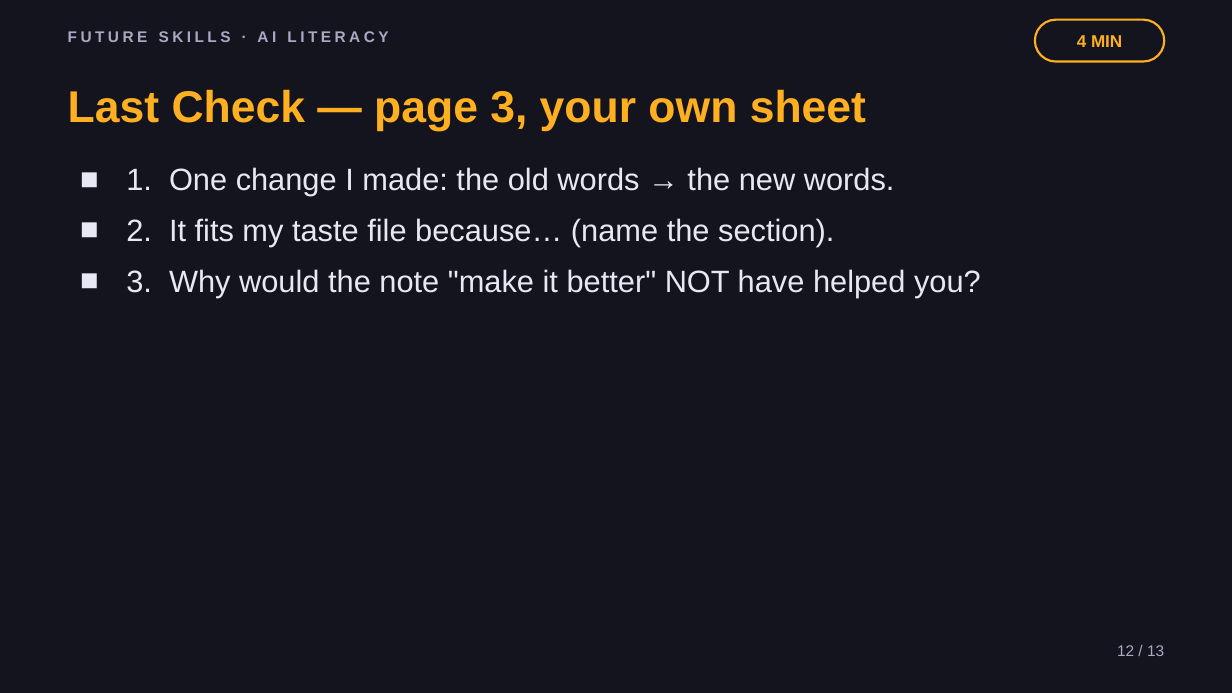
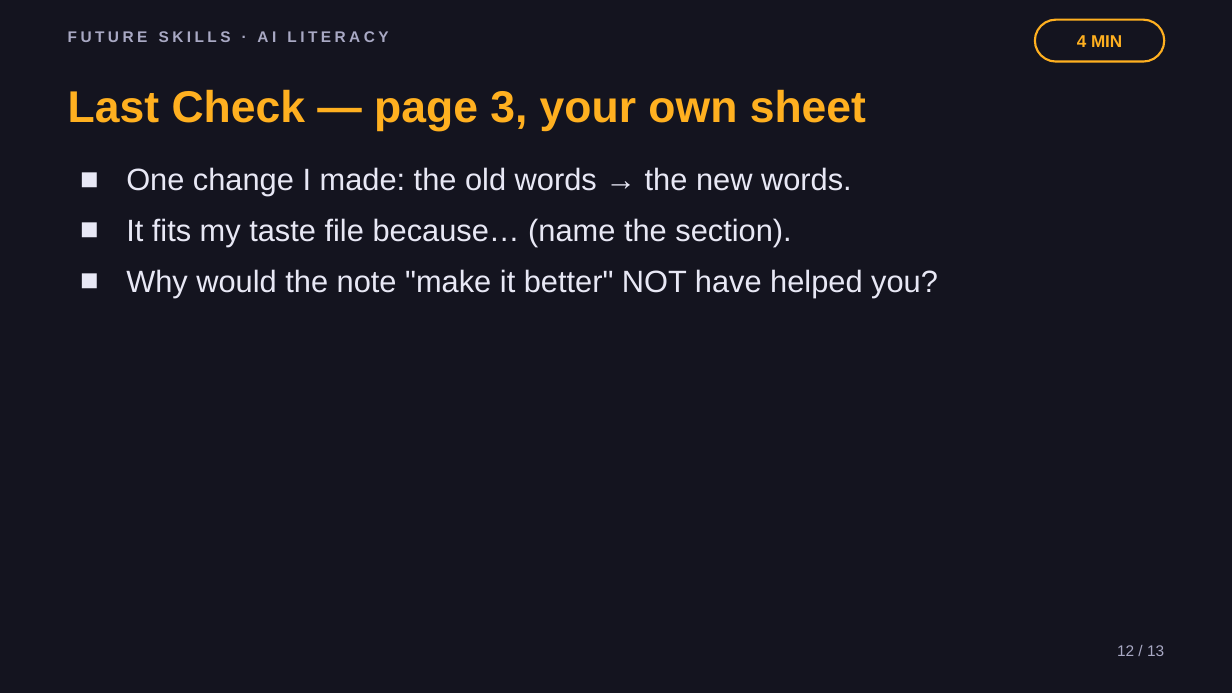
Before and after one commit to phiunit/tptphi, a slide deck: slide 12 of products/ai-taste-file/dist/Teach AI Your Taste - Slides.pptx. Drawn at 1232x693 pixels with LibreOffice and Linux fonts; fonts in the diff are those of the drawing. Boxes give left, top, right and bottom in pixels: in the first picture for what was removed or moved away, otherwise in the second. Text is boxed around its words. In the diff, an @@ line names an element or a change of style, - is before the commit and + after.

```diff
--- a/products/ai-taste-file/dist/Teach AI Your Taste - Slides.pptx
+++ b/products/ai-taste-file/dist/Teach AI Your Taste - Slides.pptx
@@ text at box(126, 167, 938, 297): text changed @@
-■ 1. One change I made: the old words → the new words.
-■ 2. It fits my taste file because… (name the section).
-■ 3. Why would the note "make it better" NOT have helped you?
+■ One change I made: the old words → the new words.
+■ It fits my taste file because… (name the section).
+■ Why would the note "make it better" NOT have helped you?
```
Also in this commit, not shown: 3 other slides changed, 46 other files.
